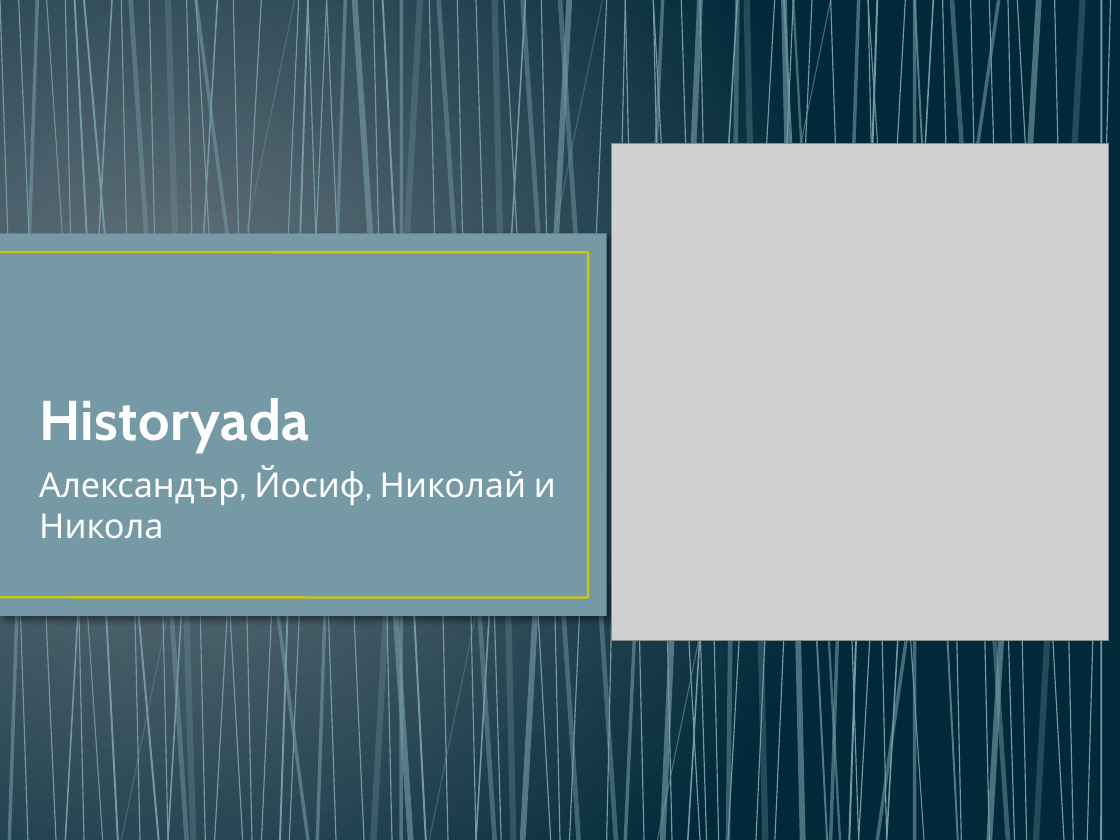
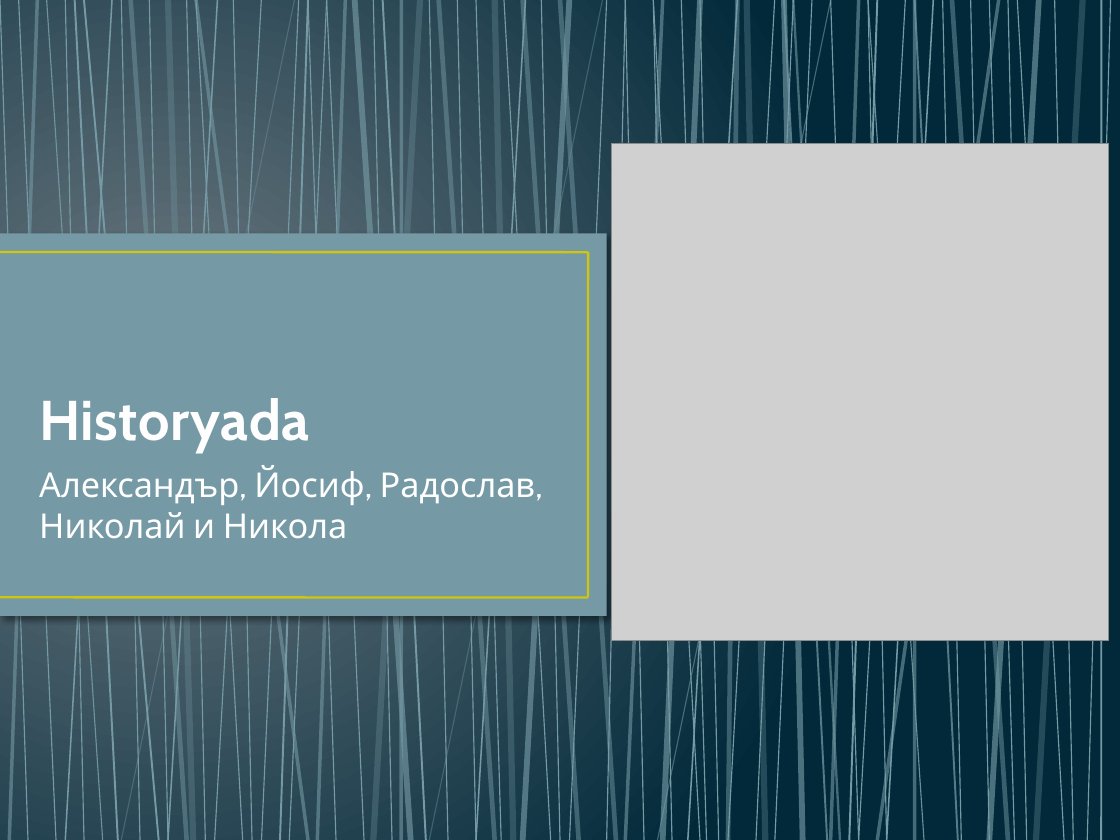
Before and after one commit to AlexchooN14/-Hulk, a slide deck: slide 1 of Historyada.pptx. Drawn at 1120x840 pixels with LibreOffice and Linux fonts; fonts in the diff are those of the drawing; grey boxes stand for pictures. Boxes give left, top, right and bottom in pixels: in the first picture for what was removed or moved away, otherwise in the second. Text is boxed around its words. In the diff, an @@ line names an element or a change of style, - is before the commit and + after.

```diff
--- a/Historyada.pptx
+++ b/Historyada.pptx
@@ subtitle at [39,465,535,539]: text changed @@
-Александър, Йосиф, Николай и Никола
+Александър, Йосиф, Радослав, Николай и Никола
```
Also in this commit, not shown: 1 other slide changed, 1 slide added.
